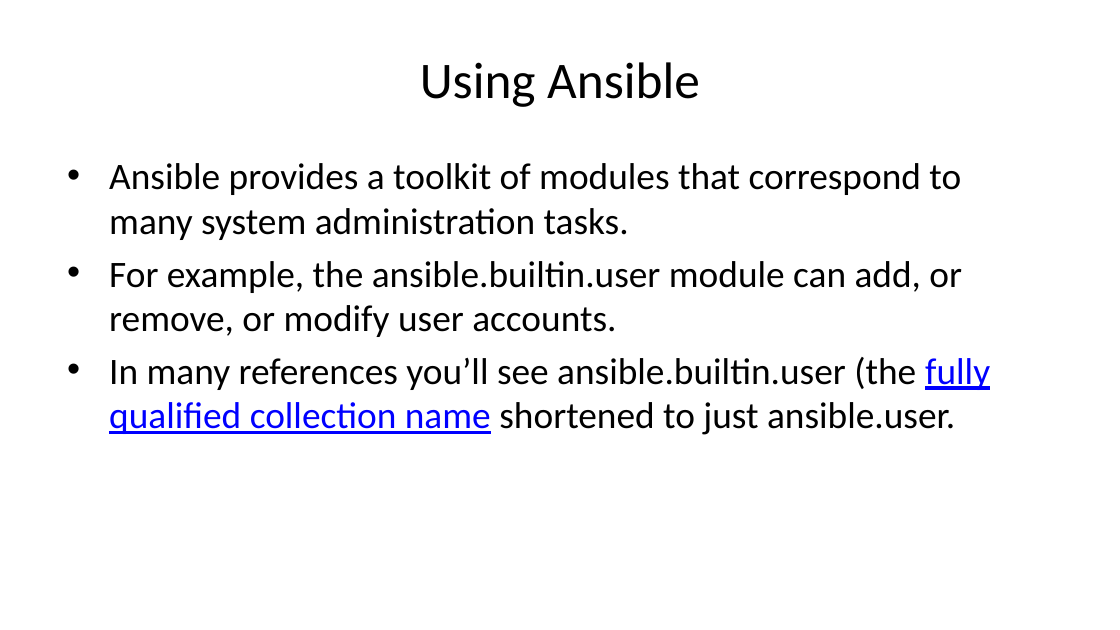
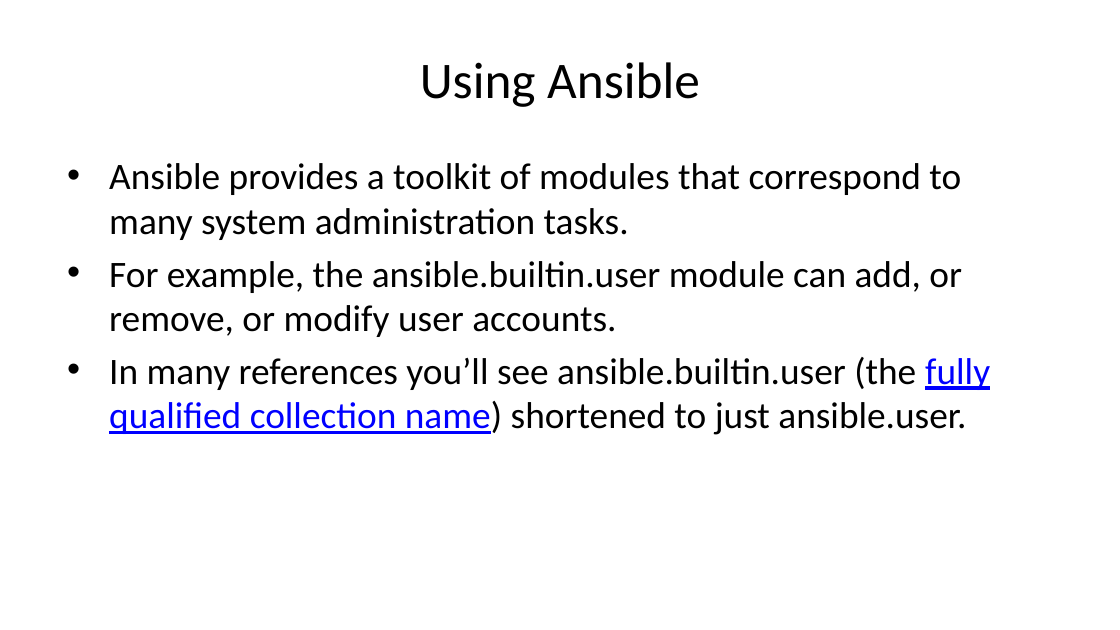
Before and after one commit to jjdavis5678/afti, a slide deck: slide 17 of slides.pptx. Drawn at 1120x630 pixels with LibreOffice and Linux fonts; fonts in the diff are those of the drawing. Boxes give left, top, right and bottom in pixels: in the first picture for what was removed or moved away, otherwise in the second. Text is boxed around its words. In the diff, an @@ line names an element or a change of style, - is before the commit and + after.

Commit message:
Add files via upload
More typo squishing

```diff
--- a/slides.pptx
+++ b/slides.pptx
@@ text at (x1=109, y1=357, x2=990, y2=435): text changed @@
-• In many references you’ll see ansible.builtin.user (the fully qualified collection name shortened to just ansible.user.
+• In many references you’ll see ansible.builtin.user (the fully qualified collection name) shortened to just ansible.user.
```
Also in this commit, not shown: 7 other slides changed.
